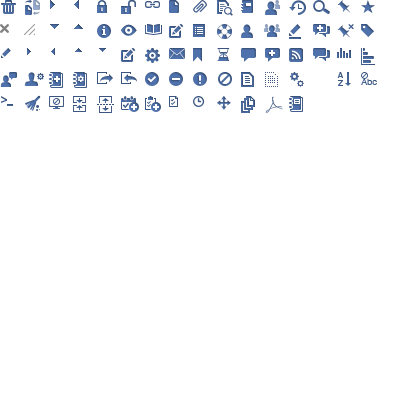
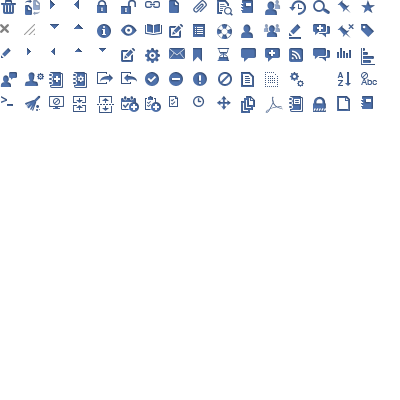
Comparing the layer stacks of the two w=400, h=400 images. Changes:
added layer "my wiki" (2nd of 2) above "publish copy 12" over <box>361,96,373,109</box>
added layer "publish copy 12" above "permission copy 6" over <box>337,96,350,111</box>
added layer "permission copy 6" above "more action" over <box>313,96,326,112</box>
